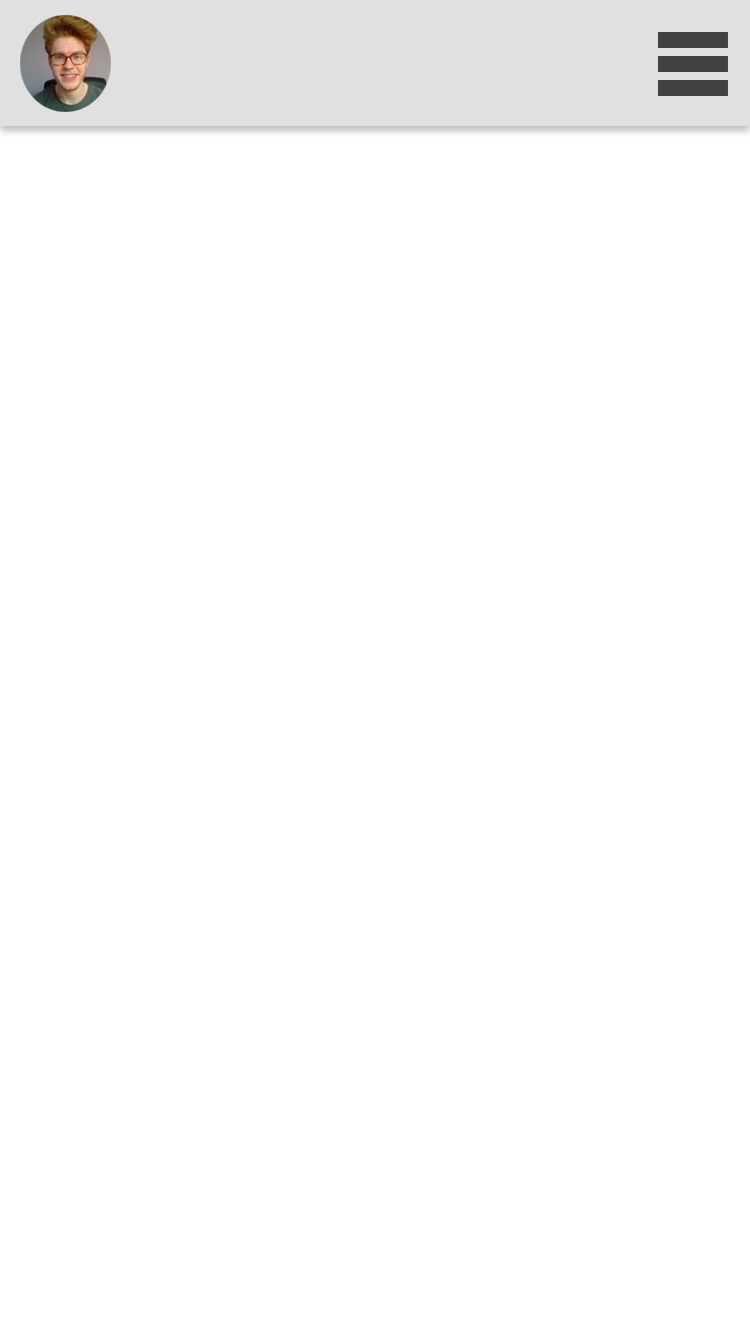
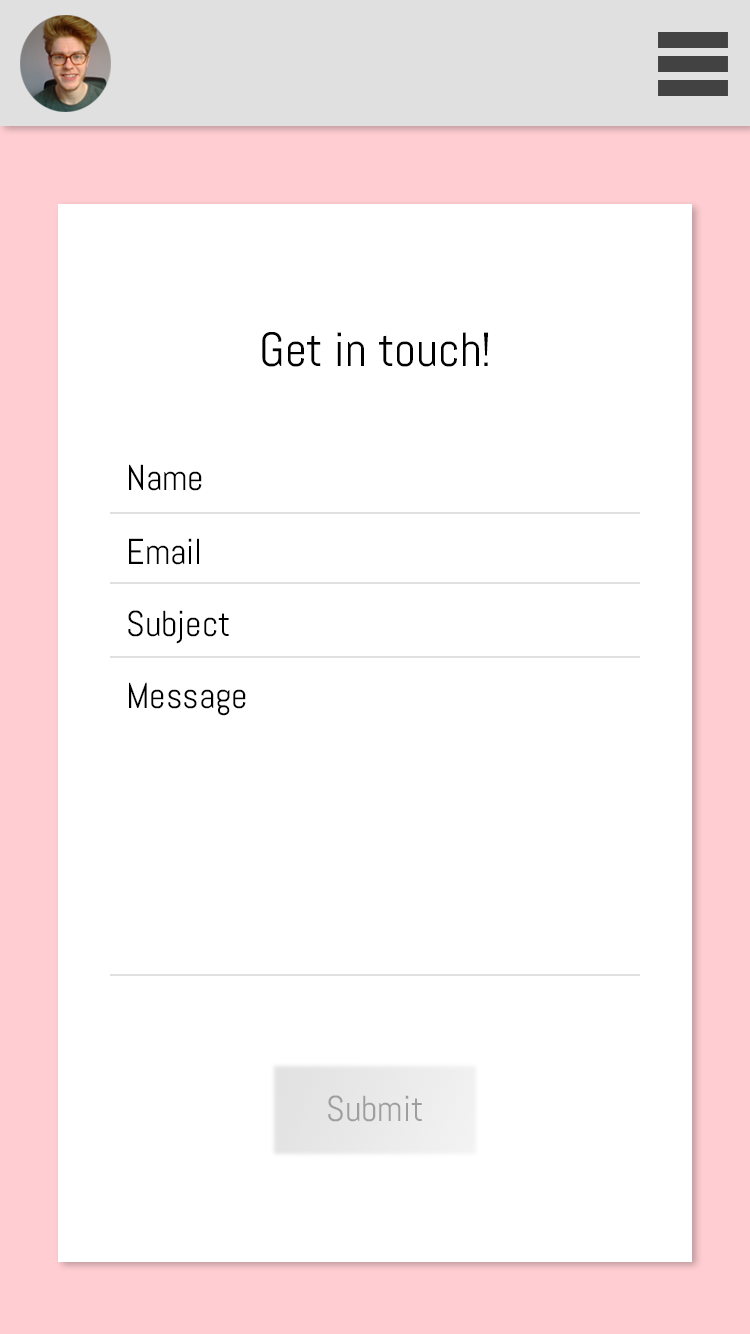
Before/after of a 750x1334 layered artwork. What changed in the layer stack:
added layer "Submit" in group "Artboard 1" over [328, 1095, 422, 1122]
added layer "Layer 8" in group "Artboard 1" over [271, 1063, 478, 1157]
added layer "Rectangle 4" in group "Artboard 1" over [110, 974, 640, 976]
added layer "Message" in group "Artboard 1" over [129, 682, 246, 716]
added layer "Subject" in group "Artboard 1" over [128, 610, 229, 644]
added layer "Rectangle 3" in group "Artboard 1" over [110, 656, 640, 658]
added layer "Email" in group "Artboard 1" over [129, 538, 199, 565]
added layer "Rectangle 2" in group "Artboard 1" over [110, 582, 640, 584]
added layer "Name" in group "Artboard 1" over [129, 464, 202, 491]
added layer "Rectangle 1" in group "Artboard 1" over [110, 512, 640, 514]
added layer "Get in touch!" in group "Artboard 1" over [262, 332, 489, 367]
added layer "Layer 7" in group "Artboard 1" over [110, 332, 640, 1157]
painted on "Layer 1" over [0, 126, 750, 1334]
